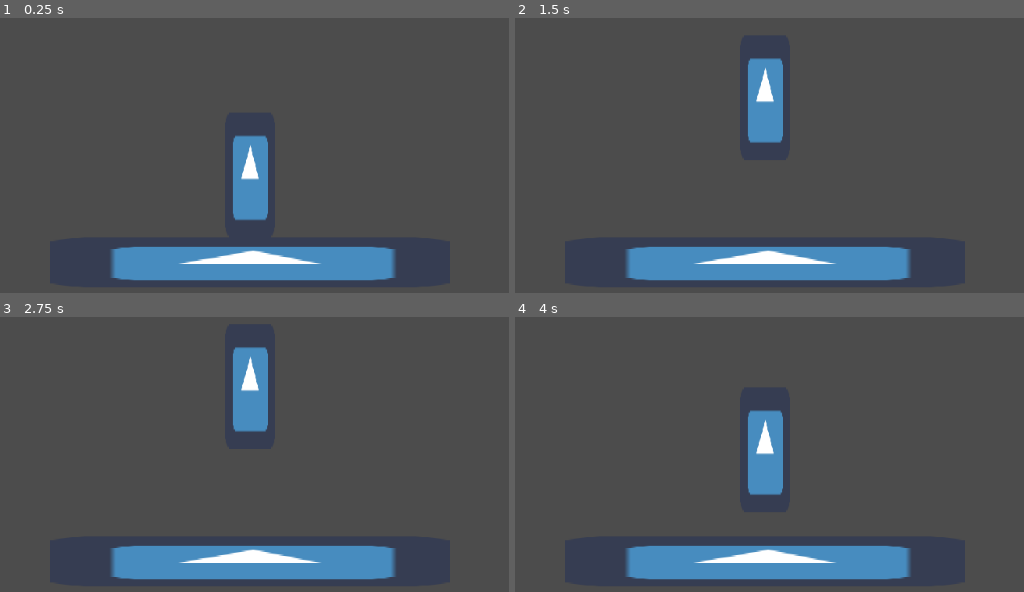
Above: before the commit, frames 1-4 (two rows, left to right).
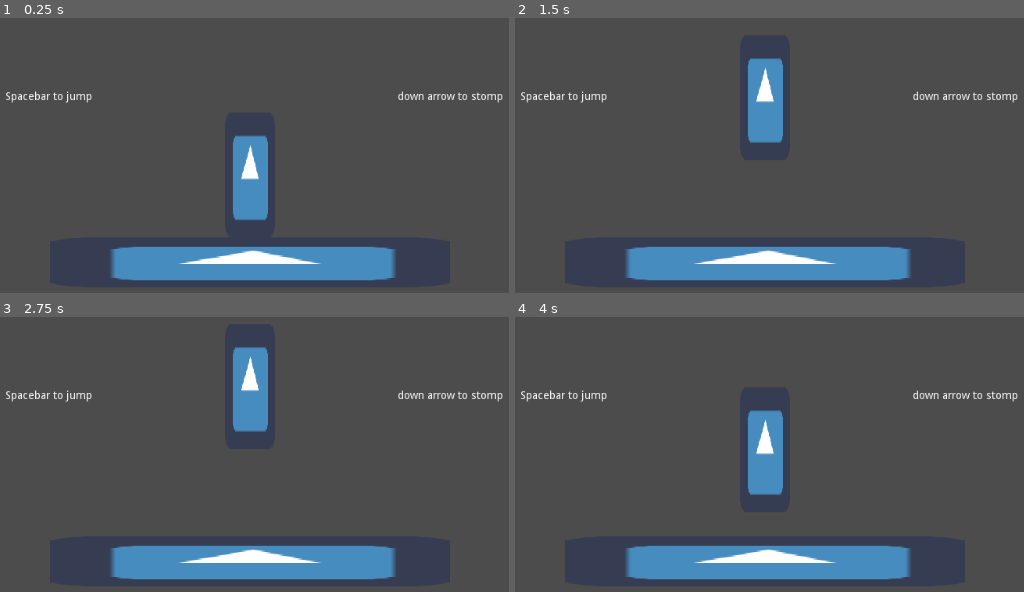
Above: after the commit, the same moments.

Repository: Drumstickz64/godot_jump_buffer
Game: Godot game, scene res://demo/demo.tscn
Same seed, same stepped clock (60 frames per second), same inputs: the game is played once before the commit and once after it. The engine's default icon, where the game draws it, is replaced by a stand-in: a white triangle on a blue panel in a dark square.
Inputs:
- Up to frame 1 (0.25 s): no input
- Up to frame 2 (1.5 s): tap Enter at 0.5 s; tap Down (stomp) at 0.6 s; tap Space (jump) at 0.77, 0.8, 1.07, 1.35 s
- Up to frame 3 (2.75 s): tap Space (jump) at 1.52, 1.82, 2.3 s; tap Down (stomp) at 1.55, 2.1 s
- Up to frame 4 (4 s): tap Down (stomp) at 2.85 s; tap Space (jump) at 3.02, 3.32, 3.6, 3.77 s

The runs differ from the first frame. In frame 1, 0.5% of the frame differs, in the area x 1-99%, y 26-31%; in frame 2, 0.5%; in frame 3, 0.5%; in frame 4, 0.5%.

Commit message:
add control instructions to demo

Diff:
--- a/demo/demo.tscn
+++ b/demo/demo.tscn
@@ -3,10 +3,36 @@
 [ext_resource path="res://demo/ground.tscn" type="PackedScene" id=1]
 [ext_resource path="res://demo/player.tscn" type="PackedScene" id=2]
 
-[node name="Demo" type="Node2D"]
+[node name="Demo" type="Node"]
 
 [node name="Player" parent="." instance=ExtResource( 2 )]
 position = Vector2( 512, 400 )
 
 [node name="Ground" parent="." instance=ExtResource( 1 )]
 position = Vector2( 512, 512 )
+
+[node name="GUI" type="Control" parent="."]
+anchor_right = 1.0
+anchor_bottom = 1.0
+
+[node name="HBoxContainer" type="HBoxContainer" parent="GUI"]
+anchor_top = 0.5
+anchor_right = 1.0
+anchor_bottom = 0.5
+margin_top = -7.0
+margin_bottom = 7.0
+
+[node name="Label" type="Label" parent="GUI/HBoxContainer"]
+margin_right = 510.0
+margin_bottom = 14.0
+size_flags_horizontal = 3
+text = "Spacebar to jump"
+align = 1
+
+[node name="Label2" type="Label" parent="GUI/HBoxContainer"]
+margin_left = 514.0
+margin_right = 1024.0
+margin_bottom = 14.0
+size_flags_horizontal = 3
+text = "down arrow to stomp"
+align = 1
